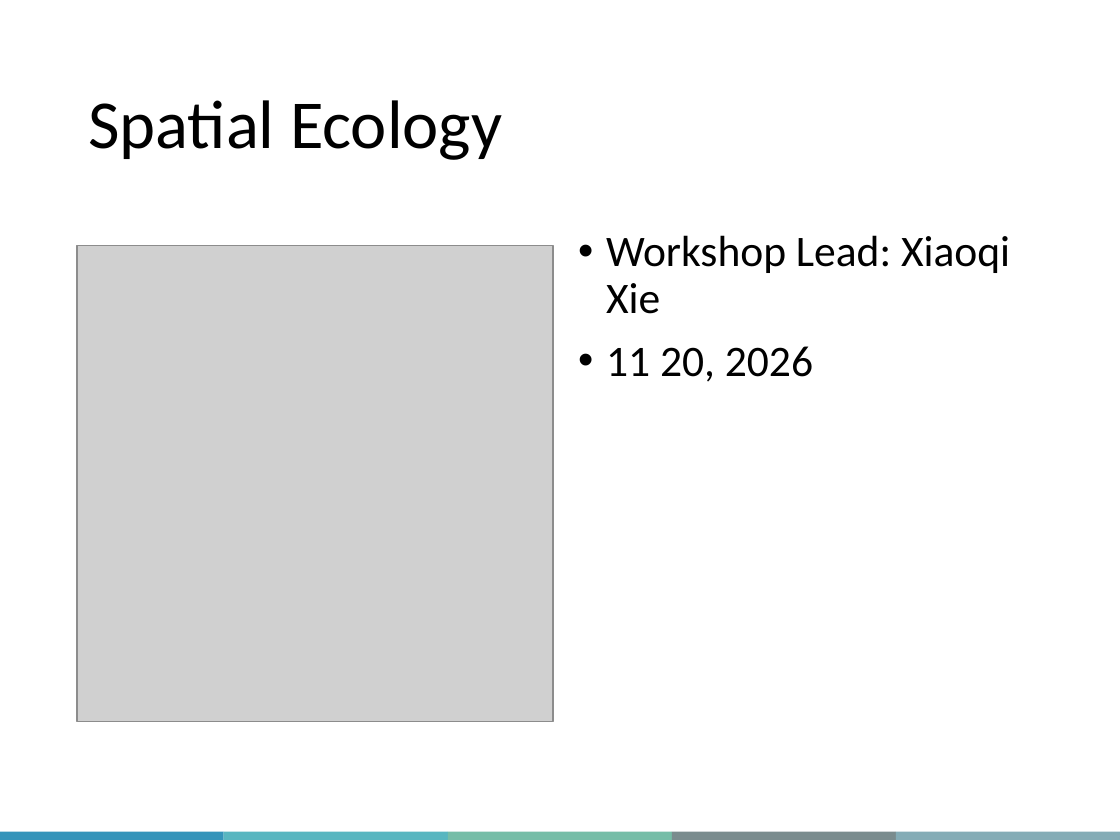
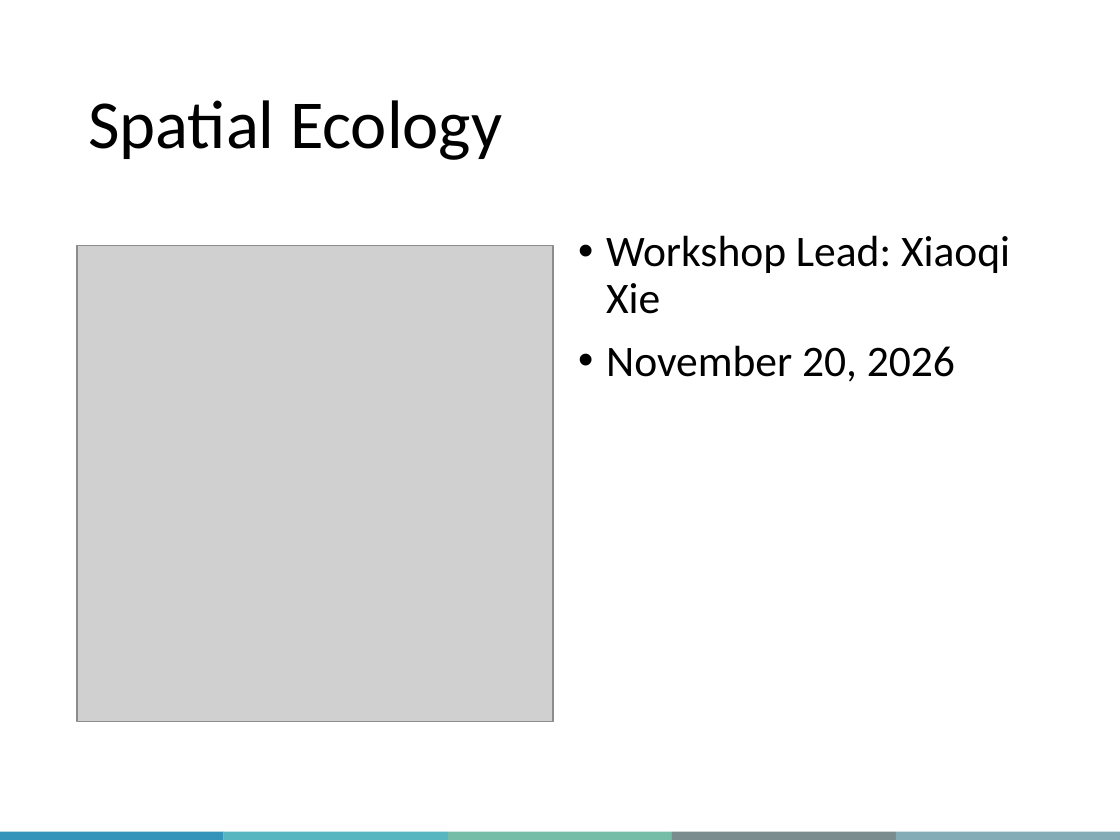
Before and after one commit to XiaoqiXie98/discovery_day, a slide deck: slide 1 of Slides/QLS-MiCM Workshop PPT Slides Template.pptx. Drawn at 1120x840 pixels with LibreOffice and Linux fonts; fonts in the diff are those of the drawing; grey boxes stand for pictures; background and template pictures are left out. Boxes give left, top, right and bottom in pixels: in the first picture for what was removed or moved away, otherwise in the second. Text is boxed around its words. In the diff, an @@ line names an element or a change of style, - is before the commit and + after.

```diff
--- a/Slides/QLS-MiCM Workshop PPT Slides Template.pptx
+++ b/Slides/QLS-MiCM Workshop PPT Slides Template.pptx
@@ text at bbox=[606, 345, 955, 382]: text changed @@
-• 11 20, 2026
+• November 20, 2026
```
Also in this commit, not shown: 1 other file.
